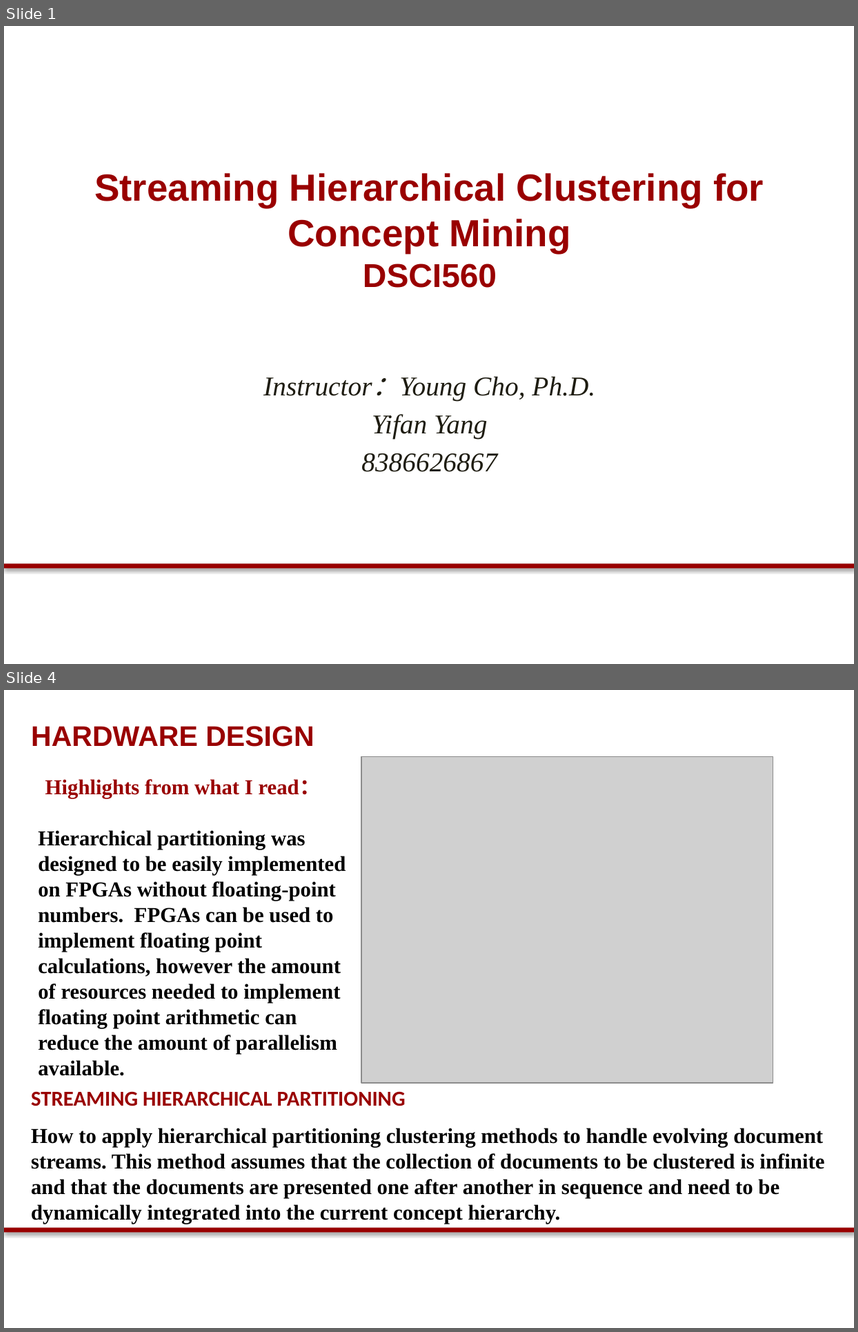
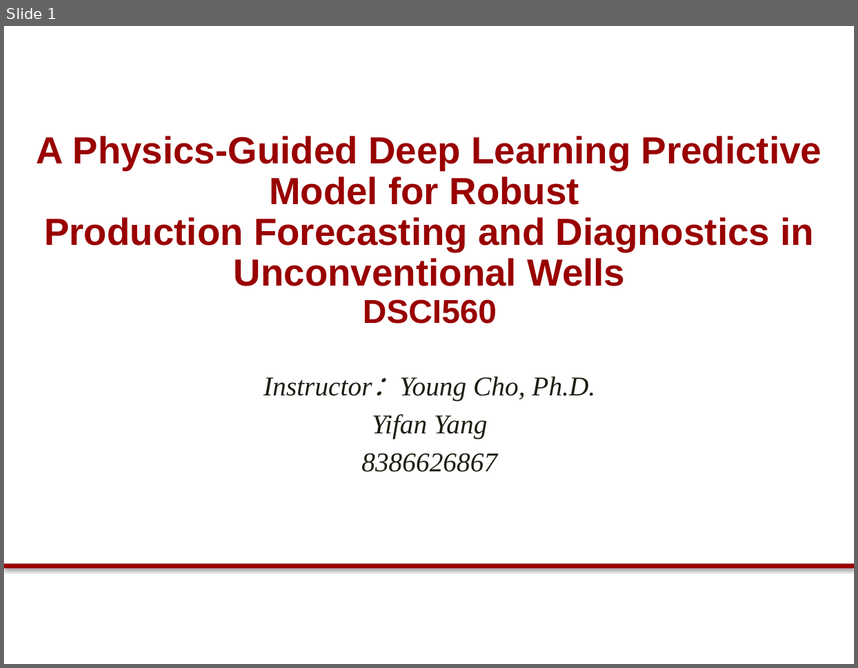
Before and after one commit to rayford295/DSCI560, a slide deck: DSCI560_Yifan Yang_Streaming Hierarchical.pptx. Shown one above the other, each under a label of ours: slides 1 and 4 before the commit, slide 1 after it; the slides between them are not shown. The pictures are 858x1332 and 858x668 pixels, drawn with LibreOffice and Linux fonts; fonts in the diff are those of the drawing; grey boxes stand for pictures; background and template pictures are left out. Boxes give left, top, right and bottom in pixels: in the first picture for what was removed or moved away, otherwise in the second. Text is boxed around its words. In the diff, an @@ line names an element or a change of style, - is before the commit and + after.

```diff
--- a/DSCI560_Yifan Yang_Streaming Hierarchical.pptx
+++ b/DSCI560_Yifan Yang_Streaming Hierarchical.pptx
@@ slide 4 removed at (x1=4, y1=690, x2=854, y2=1328), background #FFFFFF; not listed: 1 template element that a slide beside it also shows @@
@@ text removed at (x1=31, y1=726, x2=314, y2=747) @@
-HARDWARE DESIGN
@@ picture removed at (x1=361, y1=757, x2=773, y2=1083) @@
@@ text removed at (x1=45, y1=779, x2=321, y2=798) @@
-Highlights from what I read：
@@ text removed at (x1=38, y1=830, x2=346, y2=1076) @@
-Hierarchical partitioning was designed to be easily implemented on FPGAs without floating-point numbers. FPGAs can be used to implement floating point calculations, however the amount of resources needed to implement floating point arithmetic can reduce the amount of parallelism available.
@@ text removed at (x1=31, y1=1091, x2=406, y2=1106) @@
-STREAMING HIERARCHICAL PARTITIONING
@@ text removed at (x1=31, y1=1127, x2=824, y2=1223) @@
-How to apply hierarchical partitioning clustering methods to handle evolving document streams. This method assumes that the collection of documents to be clustered is infinite and that the documents are presented one after another in sequence and need to be dynamically integrated into the current concept hierarchy.
@@ slide 1 changed as well @@
@@ text at (x1=36, y1=136, x2=822, y2=286): text changed @@
-Streaming Hierarchical Clustering for Concept Mining
+A Physics-Guided Deep Learning Predictive Model for Robust
+Production Forecasting and Diagnostics in Unconventional Wells
@@ text at (x1=363, y1=299, x2=497, y2=323): line spacing 1 to 0.9 @@
```
Also in this commit, not shown: 2 other slides changed, 2 slides added, 2 other slides removed, 1 other file.
